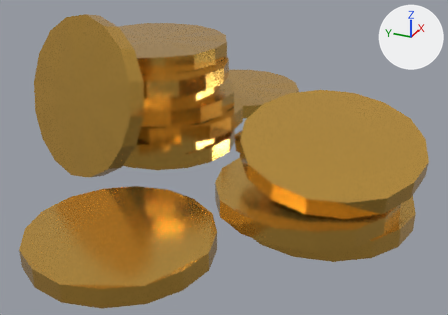
The Blender file models/items/currency/coins/coins.blend as it was, and as the next commit left it.
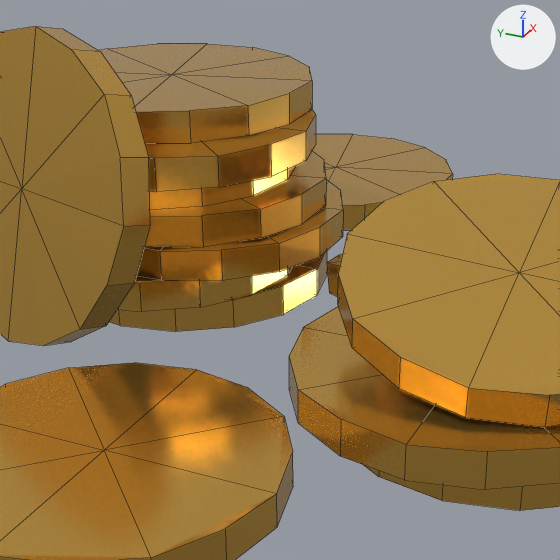
Each version is shown whole from a 50 mm lens placed at (-0.623, -0.27, 0.32), pointed at (-0.032, -0.005, 0.024), then close up on the part from 15% to 79% of the width and 0% to 91% of the height. Every picture has the same lights, and +X, +Y and +Z are marked at upper right. The first two pictures are the older version. The close-ups show mesh edges as thin lines.

In view in the first close-up: 'CoinsGold'.
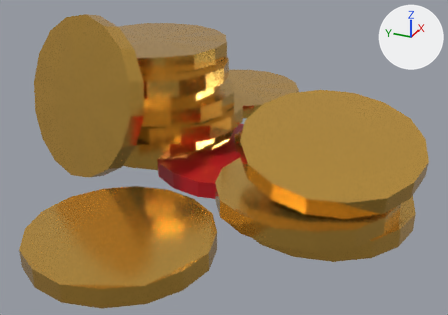
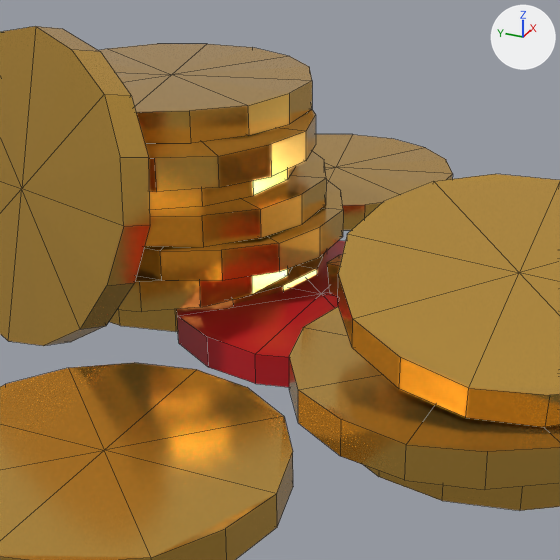
Commit message: Dealer Button

Edits to the bpy script that builds the scene:
```text
Add mat_dealerbuttonred:
    mat_dealerbuttonred = principled_material('DealerButtonRed')
    mat_dealerbuttonred.base_color = (0.6, 0.012, 0.018)  # red #cb1d24
    mat_dealerbuttonred.metallic = 0.1
    mat_dealerbuttonred.roughness = 0.3
Add me_circle_004:
    me_circle_004.from_pydata(...)  # 34 vertices, 32 faces; spans x -0.09..0.09, y -0.09..0.09, z 0.0..0.019
    me_circle_004.materials.append(mat_dealerbuttonred)  # red #cb1d24
Add ob_dealerbutton:
    ob_dealerbutton = bpy.data.objects.new('DealerButton', me_circle_004)
    ob_dealerbutton.location = (0.0, 0.0, 0.0)
```

Boxes [x1, y1, x2, y2] around the edits, measured in the close-ups (560 x 560 px):
'DealerButton', added (red): after [177, 241, 346, 387]
